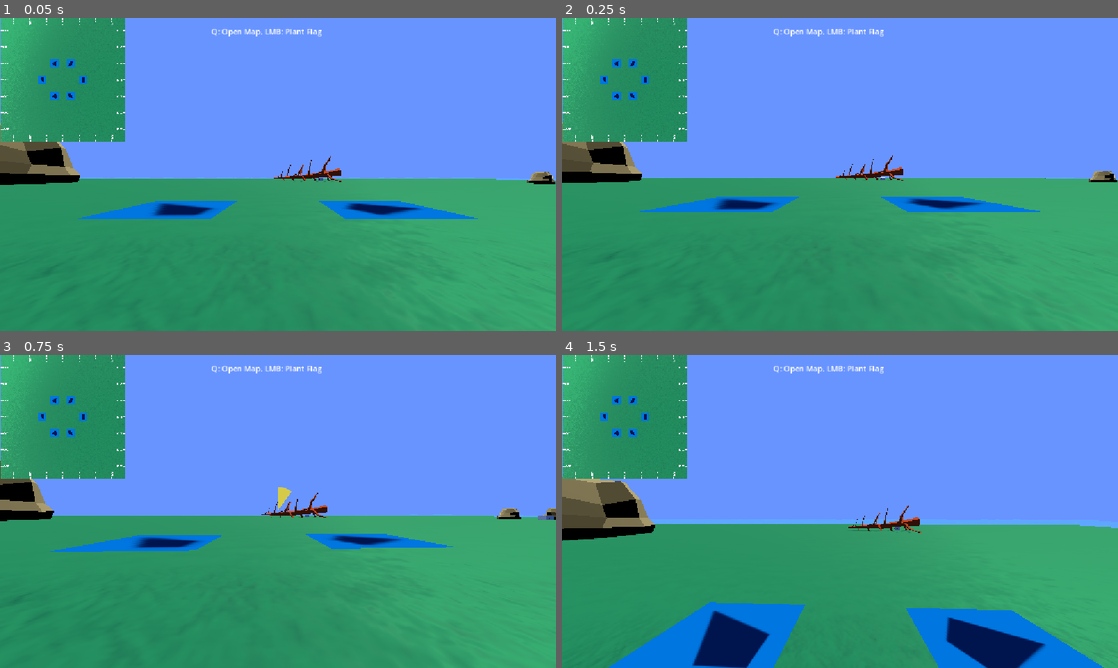
Above: before the commit, frames 1-4 (two rows, left to right).
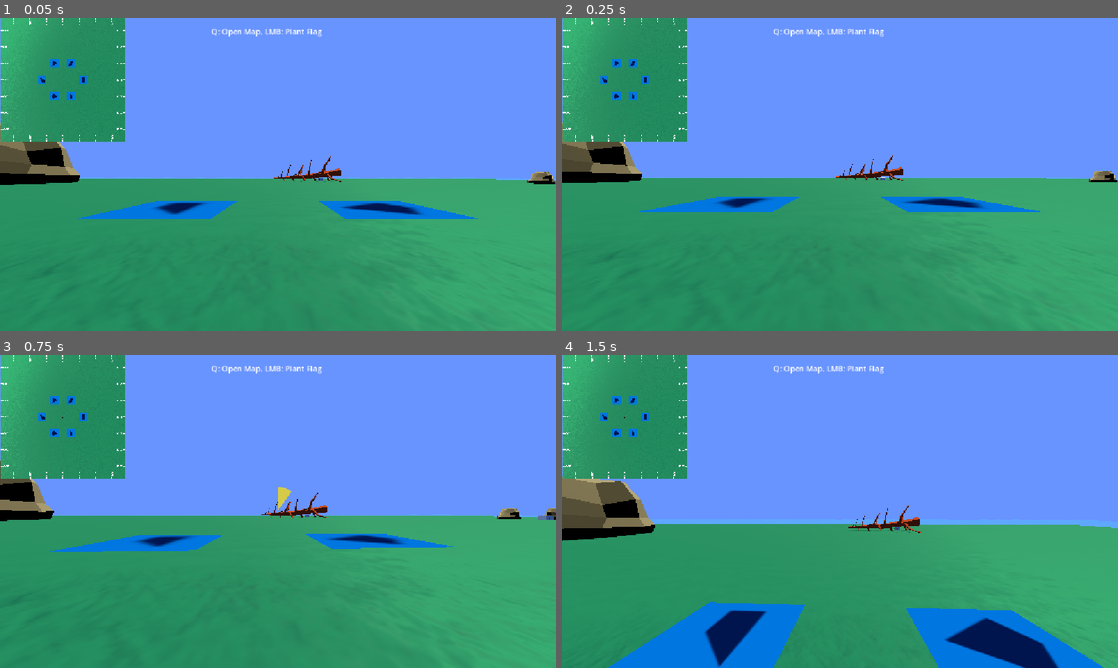
Above: after the commit, the same moments.

Repository: bucketon/x-marks-the-spot
Game: Godot game, scene res://level_linked_list.tscn
The game is run twice, just before and just after one commit, with the same random seed, the same clock (stepped at 60 frames per second) and the same inputs. This scene is started directly instead of the project's main scene.
Inputs (mouse positions are in pixels of both pictures, inside the frame that each line leads up to):
- Up to frame 1 (0.05 s): no input
- Up to frame 2 (0.25 s): no input
- Up to frame 3 (0.75 s): tap Enter at 0.5 s; move the mouse to (305, 511) at 0.52 s; hold W (move_forward) from 0.53 s (still down); hold E (action) from 0.53 s (still down)
- Up to frame 4 (1.5 s): keep holding W (move_forward); tap Space (jump) at 0.77 s; move the mouse to (812, 511) at 1.27 s; release E (action) at 1.28 s; tap Shift (sprint) at 1.35 s

The runs differ from the first frame. In frame 1, 0.6% of the frame differs, in the area x 7-77%, y 13-64%; in frame 2, 0.5%; in frame 3, 0.5%; in frame 4, 2.3%, in the area x 7-90%, y 13-100%.

Commit message:
fix a bunch of level select bugs, add footprints

Diff:
--- /dev/null
+++ b/footprints.gd
@@ -0,0 +1,14 @@
+extends Node3D
+
+var next = 0
+var footprints: Array[Node3D]
+
+func _ready():
+	for N in get_children():
+		footprints.append(N)
+
+func placeFootprint(loc:Vector2, rot:Vector3):
+	footprints[next].global_position = Vector3(loc.x, 0.51, loc.y)
+	next += 1
+	if next >= footprints.size():
+		next = 0
--- /dev/null
+++ b/footprints.tscn
@@ -0,0 +1,50 @@
+[gd_scene format=3 uid="uid://sl0geh0nb3yn"]
+
+[ext_resource type="Texture2D" uid="uid://bxnqhoaejffne" path="res://resources/footprint.png" id="1_168lu"]
+[ext_resource type="Script" uid="uid://ddpxkmpgqj5fc" path="res://footprints.gd" id="1_l2t51"]
+
+[sub_resource type="StandardMaterial3D" id="StandardMaterial3D_61o6a"]
+transparency = 1
+albedo_texture = ExtResource("1_168lu")
+
+[sub_resource type="PlaneMesh" id="PlaneMesh_1dvg4"]
+material = SubResource("StandardMaterial3D_61o6a")
+size = Vector2(1, 1)
+
+[node name="footprints" type="Node3D" unique_id=1337934665]
+script = ExtResource("1_l2t51")
+
+[node name="MeshInstance3D" type="MeshInstance3D" parent="." unique_id=1505835083]
+mesh = SubResource("PlaneMesh_1dvg4")
+
+[node name="MeshInstance3D2" type="MeshInstance3D" parent="." unique_id=9539982]
+transform = Transform3D(-1, 0, 0, 0, 1, 0, 0, 0, 1, 0, 0, 0)
+mesh = SubResource("PlaneMesh_1dvg4")
+
+[node name="MeshInstance3D3" type="MeshInstance3D" parent="." unique_id=816534133]
+mesh = SubResource("PlaneMesh_1dvg4")
+
+[node name="MeshInstance3D4" type="MeshInstance3D" parent="." unique_id=2007675057]
+transform = Transform3D(-1, 0, 0, 0, 1, 0, 0, 0, 1, 0, 0, 0)
+mesh = SubResource("PlaneMesh_1dvg4")
+
+[node name="MeshInstance3D5" type="MeshInstance3D" parent="." unique_id=454917225]
+mesh = SubResource("PlaneMesh_1dvg4")
+
+[node name="MeshInstance3D6" type="MeshInstance3D" parent="." unique_id=2107158814]
+transform = Transform3D(-1, 0, 0, 0, 1, 0, 0, 0, 1, 0, 0, 0)
+mesh = SubResource("PlaneMesh_1dvg4")
+
+[node name="MeshInstance3D7" type="MeshInstance3D" parent="." unique_id=488846536]
+mesh = SubResource("PlaneMesh_1dvg4")
+
+[node name="MeshInstance3D8" type="MeshInstance3D" parent="." unique_id=516689874]
+transform = Transform3D(-1, 0, 0, 0, 1, 0, 0, 0, 1, 0, 0, 0)
+mesh = SubResource("PlaneMesh_1dvg4")
+
+[node name="MeshInstance3D9" type="MeshInstance3D" parent="." unique_id=1048469693]
+mesh = SubResource("PlaneMesh_1dvg4")
+
+[node name="MeshInstance3D10" type="MeshInstance3D" parent="." unique_id=705715876]
+transform = Transform3D(-1, 0, 0, 0, 1, 0, 0, 0, 1, 0, 0, 0)
+mesh = SubResource("PlaneMesh_1dvg4")
--- a/level_2_rocks.tscn
+++ b/level_2_rocks.tscn
@@ -16,16 +16,16 @@
 [node name="main" unique_id=817110251 instance=ExtResource("1_0d6dx")]
 
 [node name="rock" parent="." index="2" unique_id=28223029 instance=ExtResource("2_llshn")]
-transform = Transform3D(1, 0, 0, 0, 1, 0, 0, 0, 1, -15, 2, -8)
+transform = Transform3D(1, 0, 0, 0, 1, 0, 0, 0, 1, -13.048132, 2, -8)
 
 [node name="rock2" parent="." index="3" unique_id=1856610317 instance=ExtResource("2_llshn")]
-transform = Transform3D(-0.173205, 0, 0.1, 0, 0.2, 0, -0.1, 0, -0.173205, 0, 1, -16)
+transform = Transform3D(-0.173205, 0, 0.1, 0, 0.2, 0, -0.1, 0, -0.173205, 1.2312293, 1, -16)
 
 [node name="goal" parent="." index="8" unique_id=1716796764]
 transform = Transform3D(1, 0, 0, 0, 1, 0, 0, 0, 1, 17.973766, 1, -14.167965)
 
 [node name="MeshInstance3D" parent="." index="11" unique_id=2055408556 instance=ExtResource("3_jdi6v")]
-transform = Transform3D(-0.7264903, -0.40837386, 0.094679825, -0.050977893, -0.050412536, -0.99515927, 0.6852835, -0.43668, 0.026343629, -21.2081, 3.2389667, -13.262135)
+transform = Transform3D(-0.7264903, -0.40837386, 0.094679825, -0.050977893, -0.050412536, -0.99515927, 0.6852835, -0.43668, 0.026343629, -19.574245, 3.2389667, -13.262135)
 mesh = SubResource("BoxMesh_b6e7o")
 
 [node name="MeshInstance3D" parent="MeshInstance3D" index="0"]
--- a/level_base.tscn
+++ b/level_base.tscn
@@ -10,6 +10,7 @@
 [ext_resource type="Shader" uid="uid://55phu14qetap" path="res://water.gdshader" id="8_agx4c"]
 [ext_resource type="PackedScene" uid="uid://b7j642akrgyes" path="res://level_manager.tscn" id="8_ivdi8"]
 [ext_resource type="ArrayMesh" uid="uid://d4a6m4nk1o8n1" path="res://resources/beach_corner.obj" id="9_x6ek4"]
+[ext_resource type="PackedScene" uid="uid://sl0geh0nb3yn" path="res://footprints.tscn" id="11_e6jnn"]
 
 [sub_resource type="ShaderMaterial" id="ShaderMaterial_a5rkb"]
 resource_local_to_scene = true
@@ -282,12 +283,51 @@
 offset_bottom = 596.0
 text = "Back to main menu"
 
+[node name="RichTextLabel2" type="RichTextLabel" parent="HUD/pauseMenu" unique_id=709307288]
+visible = false
+layout_mode = 0
+offset_left = 448.0
+offset_top = 302.0
+offset_right = 612.0
+offset_bottom = 326.0
+text = "Look Sensitivity"
+
+[node name="HSlider" type="HSlider" parent="HUD/pauseMenu" unique_id=1730654474]
+visible = false
+layout_mode = 0
+offset_left = 448.0
+offset_top = 329.0
+offset_right = 698.0
+offset_bottom = 345.0
+value = 50.0
+
+[node name="HSlider2" type="HSlider" parent="HUD/pauseMenu" unique_id=1707111373]
+visible = false
+layout_mode = 0
+offset_left = 448.0
+offset_top = 398.0
+offset_right = 698.0
+offset_bottom = 414.0
+value = 50.0
+
+[node name="RichTextLabel3" type="RichTextLabel" parent="HUD/pauseMenu" unique_id=1619095422]
+visible = false
+layout_mode = 0
+offset_left = 448.0
+offset_top = 371.0
+offset_right = 578.0
+offset_bottom = 394.0
+text = "Volume"
+
 [node name="LevelManager" parent="." unique_id=883868522 instance=ExtResource("8_ivdi8")]
+
+[node name="footprints" parent="." unique_id=1337934665 instance=ExtResource("11_e6jnn")]
 
 [connection signal="defeat" from="player" to="HUD/losePopup" method="showPopup"]
 [connection signal="mapClose" from="player" to="HUD/map" method="closeMap"]
 [connection signal="mapOpen" from="player" to="HUD/map" method="openMap"]
 [connection signal="pause" from="player" to="HUD/pauseMenu" method="show"]
+[connection signal="step" from="player" to="footprints" method="placeFootprint"]
 [connection signal="unpause" from="player" to="HUD/pauseMenu" method="hide"]
 [connection signal="victory" from="player" to="HUD/winPopup" method="showPopup"]
 [connection signal="pressed" from="HUD/winPopup/PanelContainer/Button" to="LevelManager" method="progress"]
--- a/level_linked_list.tscn
+++ b/level_linked_list.tscn
@@ -271,160 +271,160 @@
 transform = Transform3D(-0.17320508, 0, 0.10000002, 0, 0.2, 0, -0.10000002, 0, -0.17320508, 46, 1, 12)
 
 [node name="goal" parent="." index="17" unique_id=1716796764]
-transform = Transform3D(1, 0, 0, 0, 1, 0, 0, 0, 1, 10, 1, 0)
+transform = Transform3D(1, 0, 0, 0, 1, 0, 0, 0, 1, -4, 1, -8)
 
 [node name="MeshInstance3D" parent="goal" index="1"]
 layers = 262144
 
 [node name="MeshInstance3D" type="MeshInstance3D" parent="." index="20" unique_id=975928589]
-transform = Transform3D(1, 0, 0, 0, 1, 0, 0, 0, 1, 10, 0.558, 0)
+transform = Transform3D(-1, 0, 8.742278e-08, 0, 1, 0, -8.742278e-08, 0, -1, -4, 0.558, -8)
 mesh = SubResource("PlaneMesh_1dvg4")
 
 [node name="MeshInstance3D2" type="MeshInstance3D" parent="." index="21" unique_id=1436511616]
-transform = Transform3D(1, 0, 0, 0, 1, 0, 0, 0, 1, -10, 0.558, 0)
+transform = Transform3D(-1, 0, 8.742278e-08, 0, 1, 0, -8.742278e-08, 0, -1, -10, 0.558, 0)
 mesh = SubResource("PlaneMesh_y28pc")
 
 [node name="MeshInstance3D3" type="MeshInstance3D" parent="." index="22" unique_id=1984254424]
-transform = Transform3D(1, 0, 0, 0, 1, 0, 0, 0, 1, -4, 0.558, -8)
+transform = Transform3D(-1, 0, 8.742278e-08, 0, 1, 0, -8.742278e-08, 0, -1, 10, 0.558, 0)
 mesh = SubResource("PlaneMesh_gd53k")
 
 [node name="MeshInstance3D4" type="MeshInstance3D" parent="." index="23" unique_id=1133817435]
-transform = Transform3D(1, 0, 0, 0, 1, 0, 0, 0, 1, 4, 0.558, -8)
+transform = Transform3D(-1, 0, 8.742278e-08, 0, 1, 0, -8.742278e-08, 0, -1, 4, 0.558, -8)
 mesh = SubResource("PlaneMesh_mhjqy")
 
 [node name="MeshInstance3D5" type="MeshInstance3D" parent="." index="24" unique_id=818960386]
-transform = Transform3D(1, 0, 0, 0, 1, 0, 0, 0, 1, -4, 0.558, 8)
+transform = Transform3D(-1, 0, 8.742278e-08, 0, 1, 0, -8.742278e-08, 0, -1, -4, 0.558, 8)
 mesh = SubResource("PlaneMesh_8f00k")
 
 [node name="MeshInstance3D6" type="MeshInstance3D" parent="." index="25" unique_id=778453251]
-transform = Transform3D(1, 0, 0, 0, 1, 0, 0, 0, 1, 4, 0.558, 8)
+transform = Transform3D(-1, 0, 8.742278e-08, 0, 1, 0, -8.742278e-08, 0, -1, 4, 0.558, 8)
 mesh = SubResource("PlaneMesh_ldrq8")
 
 [node name="Node3D" parent="." index="26" unique_id=822417478 instance=ExtResource("11_nrdm3")]
 transform = Transform3D(0.8832718, 0, 0.46886128, 0, 1, 0, -0.46886128, 0, 0.8832718, -47, -0.48061943, 22.847725)
 
 [node name="MeshInstance3D2" parent="Node3D" index="1" unique_id=575503416]
-mesh = SubResource("PlaneMesh_6gx2s")
+mesh = SubResource("PlaneMesh_5be7r")
 
 [node name="Camera3D" parent="Node3D/SubViewport" parent_id_path=PackedInt32Array(822417478, 142190012) index="0" unique_id=1496130317]
 transform = Transform3D(1, 0, 0, 0, -4.371139e-08, 1, 0, -1, -4.371139e-08, 7, 13, -42)
 
 [node name="MeshInstance3D4" parent="Node3D" index="4" unique_id=538828404]
-mesh = SubResource("TextMesh_5be7r")
+mesh = SubResource("TextMesh_8nsnj")
 
 [node name="MeshInstance3D5" parent="Node3D" index="5" unique_id=1745595692]
-mesh = SubResource("TextMesh_5be7r")
+mesh = SubResource("TextMesh_8nsnj")
 
 [node name="MeshInstance3D6" parent="Node3D" index="6" unique_id=73997452]
-mesh = SubResource("TextMesh_5be7r")
+mesh = SubResource("TextMesh_8nsnj")
 
 [node name="MeshInstance3D3" parent="Node3D" index="7" unique_id=1411993733]
-mesh = SubResource("TextMesh_5be7r")
+mesh = SubResource("TextMesh_8nsnj")
 
 [node name="Node3D2" parent="." index="27" unique_id=1143568939 instance=ExtResource("11_nrdm3")]
 transform = Transform3D(0.21389848, 0, 0.9768559, 0, 1, 0, -0.9768559, 0, 0.21389848, 9.219152, -0.48061943, -44.455715)
 
 [node name="MeshInstance3D2" parent="Node3D2" index="1" unique_id=575503416]
-mesh = SubResource("PlaneMesh_w7mn1")
+mesh = SubResource("PlaneMesh_fnni5")
 
 [node name="Camera3D" parent="Node3D2/SubViewport" parent_id_path=PackedInt32Array(1143568939, 142190012) index="0" unique_id=1496130317]
 transform = Transform3D(1, 0, 0, 0, -4.371139e-08, 1, 0, -1, -4.371139e-08, 44.48376, 13, 15.473562)
 
 [node name="MeshInstance3D4" parent="Node3D2" index="4" unique_id=538828404]
-mesh = SubResource("TextMesh_fnni5")
+mesh = SubResource("TextMesh_fka07")
 
 [node name="MeshInstance3D5" parent="Node3D2" index="5" unique_id=1745595692]
-mesh = SubResource("TextMesh_fnni5")
+mesh = SubResource("TextMesh_fka07")
 
 [node name="MeshInstance3D6" parent="Node3D2" index="6" unique_id=73997452]
-mesh = SubResource("TextMesh_fnni5")
+mesh = SubResource("TextMesh_fka07")
 
 [node name="MeshInstance3D3" parent="Node3D2" index="7" unique_id=1411993733]
-mesh = SubResource("TextMesh_fnni5")
+mesh = SubResource("TextMesh_fka07")
 
 [node name="Node3D3" parent="." index="28" unique_id=2064919765 instance=ExtResource("11_nrdm3")]
 transform = Transform3D(-0.7315386, 0, 0.6818, 0, 1, 0, -0.6818, 0, -0.7315386, 45.90587, -0.48061752, 15.132814)
 
 [node name="MeshInstance3D2" parent="Node3D3" index="1" unique_id=575503416]
-mesh = SubResource("PlaneMesh_rxi0q")
+mesh = SubResource("PlaneMesh_r44ek")
 
 [node name="Camera3D" parent="Node3D3/SubViewport" parent_id_path=PackedInt32Array(2064919765, 142190012) index="0" unique_id=1496130317]
 transform = Transform3D(1, 0, 0, 0, -4.371139e-08, 1, 0, -1, -4.371139e-08, 43.053467, 13, -26.728437)
 
 [node name="MeshInstance3D4" parent="Node3D3" index="4" unique_id=538828404]
-mesh = SubResource("TextMesh_r44ek")
+mesh = SubResource("TextMesh_jloet")
 
 [node name="MeshInstance3D5" parent="Node3D3" index="5" unique_id=1745595692]
-mesh = SubResource("TextMesh_r44ek")
+mesh = SubResource("TextMesh_jloet")
 
 [node name="MeshInstance3D6" parent="Node3D3" index="6" unique_id=73997452]
-mesh = SubResource("TextMesh_r44ek")
+mesh = SubResource("TextMesh_jloet")
 
 [node name="MeshInstance3D3" parent="Node3D3" index="7" unique_id=1411993733]
-mesh = SubResource("TextMesh_r44ek")
+mesh = SubResource("TextMesh_jloet")
 
 [node name="Node3D4" parent="." index="29" unique_id=364234464 instance=ExtResource("11_nrdm3")]
 transform = Transform3D(-0.9918846, 0, 0.12714157, 0, 1, 0, -0.12714157, 0, -0.9918846, 42.680824, -0.48061752, -28.420912)
 
 [node name="MeshInstance3D2" parent="Node3D4" index="1" unique_id=575503416]
-mesh = SubResource("PlaneMesh_b36ym")
+mesh = SubResource("PlaneMesh_pd55y")
 
 [node name="Camera3D" parent="Node3D4/SubViewport" parent_id_path=PackedInt32Array(364234464, 142190012) index="0" unique_id=1496130317]
 transform = Transform3D(1, 0, 0, 0, -4.371139e-08, 1, 0, -1, -4.371139e-08, -46.796818, 17.351604, 23.90621)
 
 [node name="MeshInstance3D4" parent="Node3D4" index="4" unique_id=538828404]
-mesh = SubResource("TextMesh_pd55y")
+mesh = SubResource("TextMesh_rx6yt")
 
 [node name="MeshInstance3D5" parent="Node3D4" index="5" unique_id=1745595692]
-mesh = SubResource("TextMesh_pd55y")
+mesh = SubResource("TextMesh_rx6yt")
 
 [node name="MeshInstance3D6" parent="Node3D4" index="6" unique_id=73997452]
-mesh = SubResource("TextMesh_pd55y")
+mesh = SubResource("TextMesh_rx6yt")
 
 [node name="MeshInstance3D3" parent="Node3D4" index="7" unique_id=1411993733]
-mesh = SubResource("TextMesh_pd55y")
+mesh = SubResource("TextMesh_rx6yt")
 
 [node name="Node3D5" parent="." index="30" unique_id=1354288362 instance=ExtResource("11_nrdm3")]
 transform = Transform3D(-0.9918846, 0, 0.12714157, 0, 1, 0, -0.12714157, 0, -0.9918846, 33.776855, -0.48061943, 41.041054)
 
 [node name="MeshInstance3D2" parent="Node3D5" index="1" unique_id=575503416]
-mesh = SubResource("PlaneMesh_hr06t")
+mesh = SubResource("PlaneMesh_1ufw4")
 
 [node name="Camera3D" parent="Node3D5/SubViewport" parent_id_path=PackedInt32Array(1354288362, 142190012) index="0" unique_id=1496130317]
 transform = Transform3D(1, 0, 0, 0, -4.371139e-08, 1, 0, -1, -4.371139e-08, -40.782845, 17.351604, -30.729616)
 
 [node name="MeshInstance3D4" parent="Node3D5" index="4" unique_id=538828404]
-mesh = SubResource("TextMesh_1ufw4")
+mesh = SubResource("TextMesh_phwpb")
 
 [node name="MeshInstance3D5" parent="Node3D5" index="5" unique_id=1745595692]
-mesh = SubResource("TextMesh_1ufw4")
+mesh = SubResource("TextMesh_phwpb")
 
 [node name="MeshInstance3D6" parent="Node3D5" index="6" unique_id=73997452]
-mesh = SubResource("TextMesh_1ufw4")
+mesh = SubResource("TextMesh_phwpb")
 
 [node name="MeshInstance3D3" parent="Node3D5" index="7" unique_id=1411993733]
-mesh = SubResource("TextMesh_1ufw4")
+mesh = SubResource("TextMesh_phwpb")
 
 [node name="Node3D6" parent="." index="31" unique_id=734279880 instance=ExtResource("11_nrdm3")]
 transform = Transform3D(-0.86948365, 0, 0.49396166, 0, 1, 0, -0.49396166, 0, -0.86948365, -4.3929243, -0.48061943, 44.859623)
 
 [node name="MeshInstance3D2" parent="Node3D6" index="1" unique_id=575503416]
-mesh = SubResource("PlaneMesh_ixvne")
+mesh = SubResource("PlaneMesh_7iak0")
 
 [node name="Camera3D" parent="Node3D6/SubViewport" parent_id_path=PackedInt32Array(734279880, 142190012) index="0" unique_id=1496130317]
 transform = Transform3D(1, 0, 0, 0, -4.371139e-08, 1, 0, -1, -4.371139e-08, 0.044979095, 17.351604, 0.30548668)
 
 [node name="MeshInstance3D4" parent="Node3D6" index="4" unique_id=538828404]
-mesh = SubResource("TextMesh_7iak0")
+mesh = SubResource("TextMesh_yogx1")
 
 [node name="MeshInstance3D5" parent="Node3D6" index="5" unique_id=1745595692]
-mesh = SubResource("TextMesh_7iak0")
+mesh = SubResource("TextMesh_yogx1")
 
 [node name="MeshInstance3D6" parent="Node3D6" index="6" unique_id=73997452]
-mesh = SubResource("TextMesh_7iak0")
+mesh = SubResource("TextMesh_yogx1")
 
 [node name="MeshInstance3D3" parent="Node3D6" index="7" unique_id=1411993733]
-mesh = SubResource("TextMesh_7iak0")
+mesh = SubResource("TextMesh_yogx1")
 
 [node name="Node3D7" parent="." index="32" unique_id=112209658 instance=ExtResource("11_nrdm3")]
 transform = Transform3D(-0.86948365, 0, 0.49396166, 0, 1, 0, -0.49396166, 0, -0.86948365, -43.68588, -0.48061943, -23.51923)
--- a/level_manager.gd
+++ b/level_manager.gd
@@ -5,14 +5,27 @@
 var currentLevel = 0
 var highestUnlockedLevel = 0
 
+func _ready():
+	loadData()
+
+
+func getHighestUnlockedLevel() -> int:
+	loadData()
+	return highestUnlockedLevel
+
+
 func loadLevelAtIndex(index: int):
 	get_tree().change_scene_to_file(levels[index])
+
 
 func loadLevelAtIndexOffset(index: int):
 	if index == 0:
 		goToMainMenu()
 	else:
 		loadLevelAtIndex(index-1)
+		currentLevel = index-1
+		saveData()
+
 
 func progress():
 	loadData()
@@ -30,8 +43,9 @@
 func startNewGame():
 	loadData()
 	currentLevel = 0
+	highestUnlockedLevel = 0
+	saveData()
 	loadLevelAtIndex(currentLevel)
-	saveData()
 
 
 func continueGame():
--- /dev/null
+++ b/level_select.gd
@@ -0,0 +1,8 @@
+extends Node2D
+
+func _ready():
+	var highestUnlock = $LevelManager.getHighestUnlockedLevel()
+	print("highest Unlock: " + str(highestUnlock))
+	for i in $ItemList.item_count:
+		print("iterating... " + str(i))
+		$ItemList.set_item_disabled(i, i > highestUnlock+1)
--- a/level_select.tscn
+++ b/level_select.tscn
@@ -1,6 +1,7 @@
 [gd_scene format=3 uid="uid://y3y61v4ml4ko"]
 
 [ext_resource type="PackedScene" uid="uid://b7j642akrgyes" path="res://level_manager.tscn" id="1_il3u1"]
+[ext_resource type="Script" uid="uid://cnj7mj6dn6iwk" path="res://level_select.gd" id="1_rtb5x"]
 [ext_resource type="Texture2D" uid="uid://dw0sw37j0slq0" path="res://resources/back_icon.png" id="2_hhsoe"]
 [ext_resource type="Texture2D" uid="uid://dy46lfrg466i1" path="res://resources/level_x_icon.png" id="3_rtb5x"]
 [ext_resource type="Texture2D" uid="uid://bp4g4yoywli6l" path="res://resources/level_maze_icon.png" id="4_vnx2f"]
@@ -12,25 +13,11 @@
 [ext_resource type="Texture2D" uid="uid://dpim4rra85c66" path="res://resources/level_linked_list_icon.png" id="10_vebhf"]
 [ext_resource type="Texture2D" uid="uid://cxwxd3eamyy4x" path="res://resources/level_finale_icon.png" id="11_473rj"]
 
-[sub_resource type="GDScript" id="GDScript_w6pwf"]
-script/source = "extends Node2D
-
-
-# Called when the node enters the scene tree for the first time.
-func _ready() -> void:
-	pass # Replace with function body.
-
-
-# Called every frame. 'delta' is the elapsed time since the previous frame.
-func _process(delta: float) -> void:
-	pass
-"
-
 [sub_resource type="Theme" id="Theme_1dvg4"]
 default_font_size = 72
 
 [node name="Node2D" type="Node2D" unique_id=2105117347]
-script = SubResource("GDScript_w6pwf")
+script = ExtResource("1_rtb5x")
 
 [node name="LevelManager" parent="." unique_id=1776065488 instance=ExtResource("1_il3u1")]
 
--- a/player.gd
+++ b/player.gd
@@ -12,6 +12,7 @@
 signal mapClose
 signal pause
 signal unpause
+signal step(loc:Vector2, rot:Vector3)
 
 var target_velocity = Vector3.ZERO
 var mouse_captured: bool = false
@@ -20,6 +21,7 @@
 var flag_held_seconds: float = 0
 var map_is_open = false
 var paused = false
+var footprintTimer = 0
 
 @onready var camera: Camera3D = $camera
 @onready var initialCameraPos = $camera.transform
@@ -128,6 +130,11 @@
 	target_velocity.x = _forward.normalized().x * magnitude
 	target_velocity.z = _forward.normalized().z * magnitude
 
+	footprintTimer += delta
+	if footprintTimer > 0.5:
+		footprintTimer = 0
+		step.emit(Vector2(position.x, position.z), _forward)
+
 	if not is_on_floor():
 		target_velocity.y = target_velocity.y - (fall_acceleration * delta)
 
--- a/project.godot
+++ b/project.godot
@@ -132,4 +132,5 @@
 
 renderer/rendering_method="gl_compatibility"
 renderer/rendering_method.mobile="gl_compatibility"
+textures/vram_compression/import_etc2_astc=true
 environment/defaults/default_clear_color=Color(0.1254902, 0.5764706, 0.827451, 1)
Not shown, changed: export_presets.cfg
Not shown, added: footprints.gd.uid
Not shown: 3 places in level_linked_list.tscn that only renumber resources
Not shown, added: level_select.gd.uid
Binary file added: resources/footprint.png
Not shown, added: resources/footprint.png.import
Not shown, changed: resources/grass03.png.import
Not shown, changed: resources/oct1.png.import
Not shown, changed: resources/oct10.png.import
Not shown, changed: resources/oct11.png.import
Not shown, changed: resources/oct12.png.import
Not shown, changed: resources/oct13.png.import
(and 18 more such lines)
